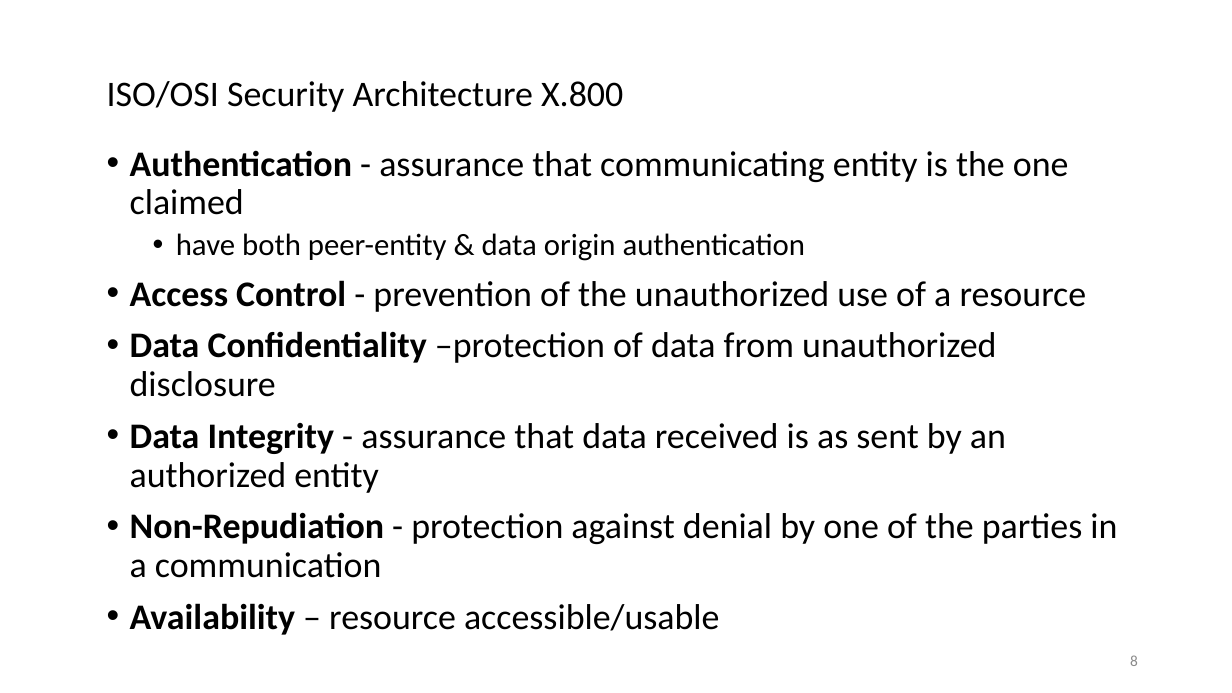
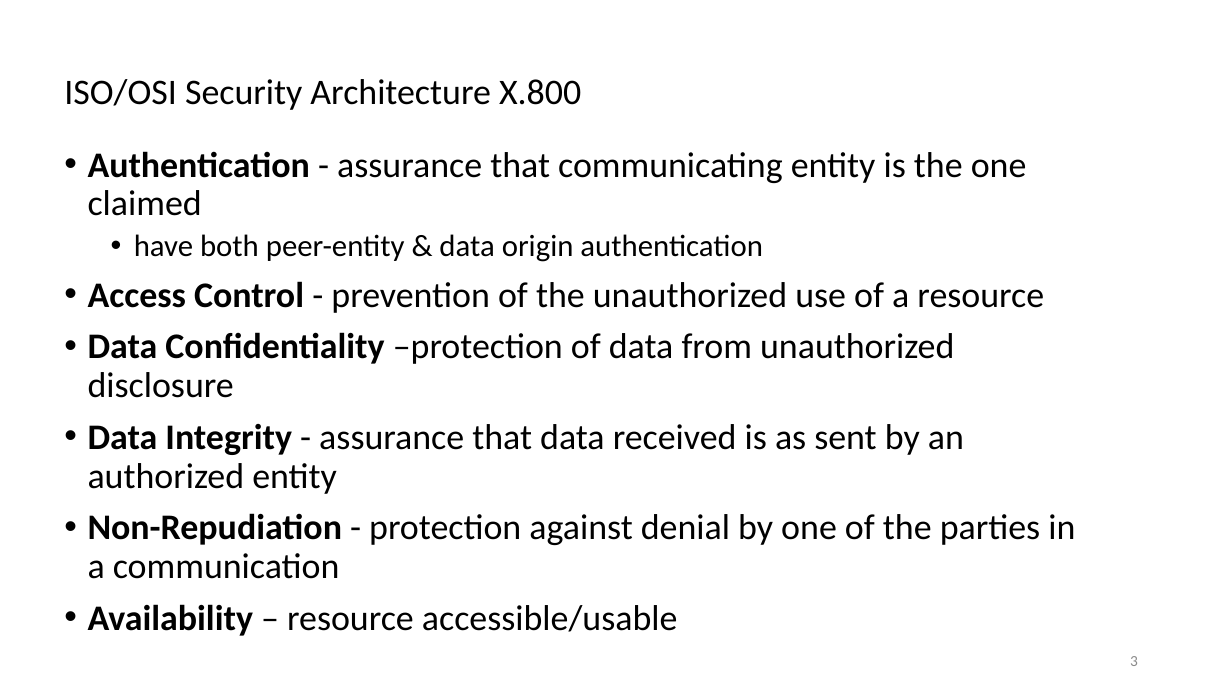
Before and after one commit to uwacsp/cits5503, a slide deck: slide 3 of Lectures/CITS5503LectureIAM.pptx (slide 8 before the commit). Drawn at 1232x693 pixels with LibreOffice and Linux fonts; fonts in the diff are those of the drawing. Boxes give left, top, right and bottom in pixels: in the first picture for what was removed or moved away, otherwise in the second. Text is boxed around its words. In the diff, an @@ line names an element or a change of style, - is before the commit and + after.

```diff
--- a/Lectures/CITS5503LectureIAM.pptx
+++ b/Lectures/CITS5503LectureIAM.pptx
@@ title "ISO/OSI Security Architecture X.800" moved from (x1=107, y1=81, x2=623, y2=112) to (x1=64, y1=79, x2=581, y2=110) @@
@@ text "Authentication - assurance that communicating ..." moved from (x1=130, y1=150, x2=1117, y2=635) to (x1=88, y1=151, x2=1075, y2=636) @@
@@ page number at (x1=1130, y1=656, x2=1138, y2=666): text changed @@
-8
+3
```
Also in this commit, not shown: 6 other slides changed, 12 slides added, 3 other files.
